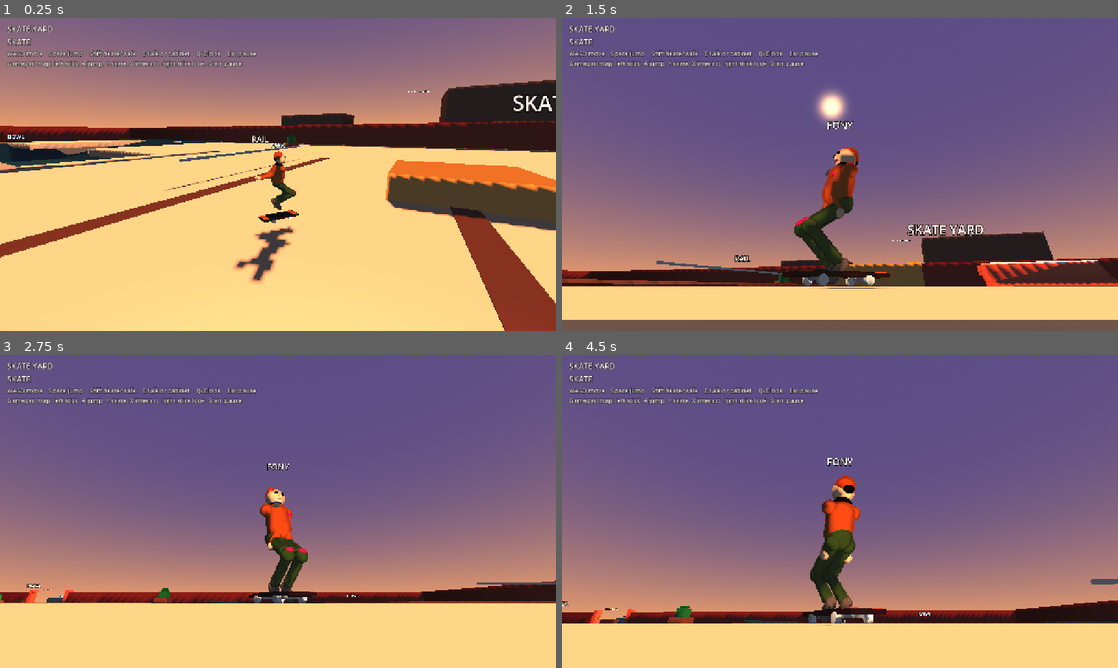
Above: before the commit, frames 1-4 (two rows, left to right).
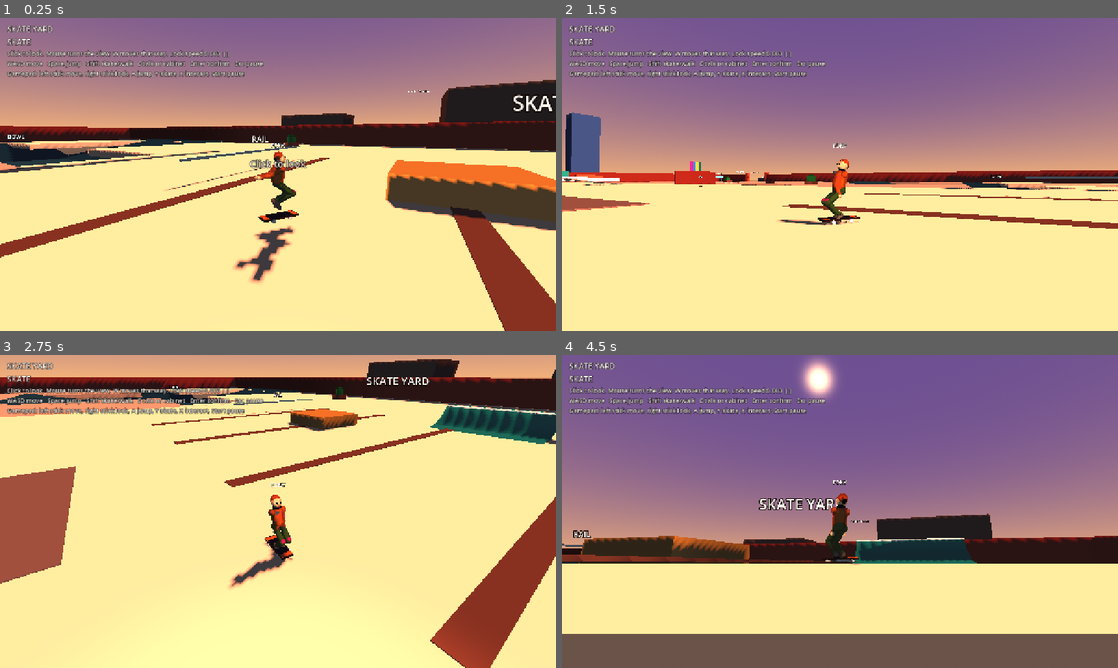
Above: after the commit, the same moments.

Repository: AlgorithmicUprising/AlgorithmicUprising
Game: Godot game, scene res://scenes/main.tscn
Same seed, same stepped clock (60 frames per second), same inputs: the game is played once before the commit and once after it.
Inputs (mouse positions are in pixels of both pictures, inside the frame that each line leads up to):
- Up to frame 1 (0.25 s): no input
- Up to frame 2 (1.5 s): tap Enter (session_confirm) at 0.5, 1.25 s; move the mouse to (962, 158) at 0.52 s; hold D (move_right) 0.53-1.28 s; hold F (camera_down, bound only before the commit) 0.53-1.28 s; click (962, 158) at 0.67 s; tap Space (jump) at 0.77, 1.07 s; tap Q (camera_left, bound only before the commit) at 0.8, 1.35 s; move the mouse to (728, 190) at 1.27 s; hold S (move_back) from 1.28 s (still down); click (728, 190) at 1.42 s
- Up to frame 3 (2.75 s): tap Space (jump) at 1.52, 1.82 s; tap E (camera_right, bound only before the commit) at 1.55 s; tap Enter (session_confirm) at 2 s; move the mouse to (333, 442) at 2.02 s; release S (move_back) at 2.03 s; hold D (move_right) from 2.03 s (still down); hold E (camera_right, bound only before the commit) from 2.03 s (still down); click (333, 442) at 2.17 s; tap R (camera_up, bound only before the commit) at 2.3 s
- Up to frame 4 (4.5 s): tap Enter (session_confirm) at 2.75, 3.5, 4.25 s; move the mouse to (812, 574) at 2.77 s; release D (move_right) at 2.78 s; release E (camera_right, bound only before the commit) at 2.78 s; hold W (move_forward) 2.78-3.53 s; tap R (camera_up, bound only before the commit) at 2.85 s; click (812, 574) at 2.92 s; tap Space (jump) at 3.02, 3.05, 3.32 s; move the mouse to (1006, 558) at 3.52 s; hold Space (jump) 3.53-4.28 s; hold A (move_left) from 3.53 s (still down); click (1006, 558) at 3.67 s; tap F (camera_down, bound only before the commit) at 3.8, 4.35 s; tap Escape (pause) at 4.15 s; move the mouse to (673, 464) at 4.27 s; click (673, 464) at 4.42 s

The runs differ from the first frame. In frame 1, 33% of the frame differs, in the area x 0-100%, y 10-100%; in frame 2, 96%; in frame 3, 100%, in the area x 0-100%, y 0-100%; in frame 4, 80%.

Commit message:
Turn the HQ view with the mouse and dress the park
Click captures the pointer, the mouse sets heading, and W moves that way. E only interacts. The yard keeps its footprint and gains a warmer light, teal ramps, and flat original marks.

Co-authored-by: AlgorithmicUprising <AlgorithmicUprising@users.noreply.github.com>

Diff:
--- a/open-world/project.godot
+++ b/open-world/project.godot
@@ -24,6 +24,11 @@
 window/stretch/mode="canvas_items"
 window/stretch/aspect="expand"
 
+[input_devices]
+
+pointing/emulate_touch_from_mouse=false
+pointing/emulate_mouse_from_touch=false
+
 [rendering]
 
 renderer/rendering_method="gl_compatibility"
--- a/open-world/scripts/hq_main.gd
+++ b/open-world/scripts/hq_main.gd
@@ -14,6 +14,9 @@
 var dialogue_panel: PanelContainer
 var dialogue_text: Label
 var pause_panel: PanelContainer
+var look_catch: Control
+var look_label: Label
+var hint_label: Label
 
 func _ready() -> void:
 	process_mode = Node.PROCESS_MODE_ALWAYS
@@ -46,6 +49,9 @@
 	if player.input_enabled and flow.boundary.phase == "world" and not flow.dialogue_open and not flow.paused:
 		target = _nearest(2.5)
 	prompt_label.text = target.prompt() if target != null and target.has_method("prompt") else ""
+	if player.look_captured and not _can_look():
+		_release_look()
+	_sync_look_catch()
 	_publish_web_state()
 
 func _unhandled_input(event: InputEvent) -> void:
@@ -66,11 +72,25 @@
 		get_viewport().set_input_as_handled()
 		return
 	if event.is_action_pressed("pause"):
+		_release_look()
 		flow.set_paused(true)
 		get_viewport().set_input_as_handled()
 		return
+	if event is InputEventMouseMotion and player.look_captured and _can_look():
+		player.push_mouse_look(event.relative)
+		get_viewport().set_input_as_handled()
+		return
 	if not player.input_enabled:
 		return
+	if event is InputEventKey and event.pressed and not event.echo:
+		if event.physical_keycode == KEY_BRACKETLEFT:
+			player.adjust_look_sensitivity(-0.0004)
+			get_viewport().set_input_as_handled()
+			return
+		if event.physical_keycode == KEY_BRACKETRIGHT:
+			player.adjust_look_sensitivity(0.0004)
+			get_viewport().set_input_as_handled()
+			return
 	if event.is_action_pressed("skate_toggle"):
 		player.skating = not player.skating
 		player.update_board()
@@ -115,23 +135,23 @@
 	var env := Environment.new()
 	var sky := Sky.new()
 	var proc := ProceduralSkyMaterial.new()
-	proc.sky_top_color = Color("5c4d86")
-	proc.sky_horizon_color = Color("f0a06a")
-	proc.ground_horizon_color = Color("c47858")
+	proc.sky_top_color = Color("6d4f92")
+	proc.sky_horizon_color = Color("f2b07a")
+	proc.ground_horizon_color = Color("e09a6a")
 	proc.ground_bottom_color = Color("6a5348")
 	proc.sun_angle_max = 12.0
 	sky.sky_material = proc
 	env.background_mode = Environment.BG_SKY
 	env.sky = sky
 	env.ambient_light_source = Environment.AMBIENT_SOURCE_COLOR
-	env.ambient_light_color = Palette.AMBIENT
-	env.ambient_light_energy = 0.32
+	env.ambient_light_color = Color("7e92ae")
+	env.ambient_light_energy = 0.36
 	world_env.environment = env
 	add_child(world_env)
 	var sun := DirectionalLight3D.new()
 	sun.rotation_degrees = Vector3(-42, -70, 0)
-	sun.light_color = Color("ffc48a")
-	sun.light_energy = 1.7
+	sun.light_color = Color("ffc090")
+	sun.light_energy = 1.85
 	sun.shadow_enabled = true
 	sun.directional_shadow_max_distance = 160.0
 	sun.shadow_bias = 0.08
@@ -165,8 +185,9 @@
 	margin.add_child(column)
 	zone_label = Label.new()
 	mode_label = Label.new()
-	var hint := Label.new()
-	hint.text = "WASD move    Space jump    Shift skate/walk    E talk or cabinet    Q/E look    Esc pause\nGamepad map: left stick, A jump, Y skate, X interact, right stick look, Start pause"
+	hint_label = Label.new()
+	var hint := hint_label
+	hint.text = "Click to look. Mouse turns the view; W moves that way. [ ] look speed\nWASD move   Space jump   Shift skate/walk   E talk or cabinet   Enter confirm   Esc pause\nGamepad: left stick move, right stick look, A jump, Y skate, X interact, Start pause"
 	prompt_label = Label.new()
 	for label in [zone_label, mode_label, hint, prompt_label]:
 		label.add_theme_font_size_override("font_size", 18)
@@ -180,8 +201,25 @@
 	layer.add_child(dialogue_panel)
 	pause_panel = _center_panel()
 	var pause_label: Label = pause_panel.get_child(0).get_child(0)
-	pause_label.text = "Paused. Esc or Enter resumes."
+	pause_label.text = "Paused. Click to resume and look. Esc or Enter resumes."
 	layer.add_child(pause_panel)
+	look_catch = Control.new()
+	look_catch.set_anchors_preset(Control.PRESET_FULL_RECT)
+	look_catch.mouse_filter = Control.MOUSE_FILTER_STOP
+	look_catch.gui_input.connect(_on_look_catch)
+	layer.add_child(look_catch)
+	look_label = Label.new()
+	look_label.set_anchors_preset(Control.PRESET_CENTER)
+	look_label.offset_left = -220
+	look_label.offset_right = 220
+	look_label.offset_top = -40
+	look_label.offset_bottom = 40
+	look_label.horizontal_alignment = HORIZONTAL_ALIGNMENT_CENTER
+	look_label.add_theme_font_size_override("font_size", 22)
+	look_label.add_theme_color_override("font_color", Color("fff6ea"))
+	look_label.add_theme_color_override("font_outline_color", Color(0, 0, 0, 1))
+	look_label.add_theme_constant_override("outline_size", 6)
+	look_catch.add_child(look_label)
 
 func _center_panel() -> PanelContainer:
 	var panel := PanelContainer.new()
@@ -206,16 +244,72 @@
 	box.add_child(label)
 	return panel
 
+func _notification(what: int) -> void:
+	if what != NOTIFICATION_APPLICATION_FOCUS_OUT and what != NOTIFICATION_WM_WINDOW_FOCUS_OUT:
+		return
+	if flow == null or player == null:
+		return
+	if player.look_captured:
+		_release_look()
+	if flow.boundary.phase == "world" and not flow.paused and not flow.dialogue_open:
+		flow.set_paused(true)
+
+func _can_look() -> bool:
+	return player != null and flow != null and flow.boundary.phase == "world" and not flow.paused and not flow.dialogue_open and player.input_enabled
+
+func _capture_look() -> void:
+	if not _can_look():
+		return
+	player.look_captured = true
+	player.clear_mouse_look()
+	Input.mouse_mode = Input.MOUSE_MODE_CAPTURED
+
+func _release_look() -> void:
+	if player != null:
+		player.look_captured = false
+		player.clear_mouse_look()
+	if Input.mouse_mode == Input.MOUSE_MODE_CAPTURED:
+		Input.mouse_mode = Input.MOUSE_MODE_VISIBLE
+
+func _sync_look_catch() -> void:
+	if look_catch == null:
+		return
+	var show := false
+	if flow.boundary.phase == "in_session" or flow.dialogue_open:
+		show = false
+	elif flow.paused:
+		show = true
+		look_label.text = "Paused\nClick to resume and look"
+	elif not player.look_captured:
+		show = true
+		look_label.text = "Click to look"
+	look_catch.visible = show
+	look_catch.mouse_filter = Control.MOUSE_FILTER_STOP if show else Control.MOUSE_FILTER_IGNORE
+	if hint_label != null:
+		hint_label.text = "Click to look. Mouse turns the view; W moves that way. Look speed %.3f  [ ]\nWASD move   Space jump   Shift skate/walk   E talk or cabinet   Enter confirm   Esc pause\nGamepad: left stick move, right stick look, A jump, Y skate, X interact, Start pause" % player.look_sensitivity
+
+func _on_look_catch(event: InputEvent) -> void:
+	if not (event is InputEventMouseButton) or not event.pressed or event.button_index != MOUSE_BUTTON_LEFT:
+		return
+	if flow.paused:
+		flow.set_paused(false)
+	if _can_look():
+		_capture_look()
+	look_catch.accept_event()
+
 func _publish_web_state() -> void:
 	if not OS.has_feature("web") or flow == null:
 		return
-	var js := "window.AU_HQ={x:%s,y:%s,z:%s,skating:%s,session:'%s',input:%s,zone:'%s'};" % [
+	var js := "window.AU_HQ={x:%s,y:%s,z:%s,yaw:%s,skating:%s,session:'%s',input:%s,look:%s,paused:%s,zone:'%s'};" % [
 		snapped(player.global_position.x, 0.01),
 		snapped(player.global_position.y, 0.01),
 		snapped(player.global_position.z, 0.01),
+		snapped(player.camera_yaw, 0.001),
 		"true" if player.skating else "false",
 		flow.boundary.phase,
 		"true" if player.input_enabled else "false",
+		"true" if player.look_captured else "false",
+		"true" if flow.paused else "false",
 		zone_at(player.global_position),
 	]
 	JavaScriptBridge.eval(js, true)
--- a/open-world/scripts/input_bindings.gd
+++ b/open-world/scripts/input_bindings.gd
@@ -23,10 +23,8 @@
 	_button("interact", JOY_BUTTON_X)
 	_keys("skate_toggle", [KEY_SHIFT])
 	_button("skate_toggle", JOY_BUTTON_Y)
-	_keys("camera_left", [KEY_Q])
-	_keys("camera_right", [KEY_E])
-	_keys("camera_up", [KEY_R])
-	_keys("camera_down", [KEY_F])
+	# Q and E are not camera keys. E is interact only. Q stays unused.
+	# Right stick still looks. Keyboard look is the mouse.
 	_axis("camera_left", JOY_AXIS_RIGHT_X, -1.0)
 	_axis("camera_right", JOY_AXIS_RIGHT_X, 1.0)
 	_axis("camera_up", JOY_AXIS_RIGHT_Y, -1.0)
--- a/open-world/scripts/palette.gd
+++ b/open-world/scripts/palette.gd
@@ -5,7 +5,7 @@
 
 const GROUND := Color("6e655c")
 const SKATE := Color("c47a4a")
-const RAMP := Color("d36b4f")
+const RAMP := Color("3e857c")
 const FUNBOX := Color("e0a15a")
 const PARK_WALL := Color("8a4034")
 const PAINT_A := Color("e23e8c")
@@ -31,7 +31,7 @@
 const AMBIENT := Color("8ea0c0")
 const LABEL := Color("fff8ef")
 const LABEL_COOL := Color("d7f3f8")
-const CONCRETE := Color("c4a48a")
+const CONCRETE := Color("d2ae96")
 const CONCRETE_DARK := Color("a88878")
 const WAREHOUSE := Color("3f8f86")
 const WAREHOUSE_RUST := Color("d4654a")
@@ -41,6 +41,8 @@
 const WORKSHOP := Color("b85a32")
 const SKYLINE := Color("6a7c9a")
 const SKYLINE_TALL := Color("4d5f82")
+const SKYLINE_COOL := Color("7fd0e0")
+const SKYLINE_MAGENTA := Color("c45b8a")
 const FACTORY := Color("6b5348")
 const BOWL := Color("4f6d78")
 const PLANT := Color("3f7a45")
--- a/open-world/scripts/player_controller.gd
+++ b/open-world/scripts/player_controller.gd
@@ -16,6 +16,10 @@
 var external_move_active := false
 var external_jump := false
 var external_camera_yaw_delta := 0.0
+var look_captured := false
+var look_sensitivity := 0.0028
+var look_invert_y := false
+var _mouse_pending := Vector2.ZERO
 var spawn_position := Vector3.ZERO
 var spawn_yaw := 0.0
 var rig: Node3D
@@ -27,6 +31,7 @@
 	floor_stop_on_slope = false
 	floor_max_angle = deg_to_rad(76.0)
 	camera_yaw = rotation.y
+	_load_look()
 	spawn_position = global_position
 	spawn_yaw = rotation.y
 	_style_body()
@@ -53,6 +58,35 @@
 func update_board() -> void:
 	pass
 
+func push_mouse_look(relative: Vector2) -> void:
+	if not look_captured or not input_enabled or external_move_active:
+		return
+	if get_tree() != null and get_tree().paused:
+		return
+	var vertical := -relative.y if look_invert_y else relative.y
+	_mouse_pending += Vector2(relative.x, vertical)
+
+func clear_mouse_look() -> void:
+	_mouse_pending = Vector2.ZERO
+
+func adjust_look_sensitivity(step: float) -> void:
+	look_sensitivity = clampf(look_sensitivity + step, 0.0008, 0.008)
+	_save_look()
+
+func _load_look() -> void:
+	var text := FileAccess.get_file_as_string("user://au-look-v1.json") if FileAccess.file_exists("user://au-look-v1.json") else ""
+	var parsed = JSON.parse_string(text) if text.strip_edges() != "" else null
+	if typeof(parsed) != TYPE_DICTIONARY:
+		return
+	look_sensitivity = clampf(float(parsed.get("sensitivity", look_sensitivity)), 0.0008, 0.008)
+	look_invert_y = bool(parsed.get("invert_y", false))
+
+func _save_look() -> void:
+	var file := FileAccess.open("user://au-look-v1.json", FileAccess.WRITE)
+	if file == null:
+		return
+	file.store_string(JSON.stringify({"sensitivity": look_sensitivity, "invert_y": look_invert_y}))
+
 func respawn() -> void:
 	velocity = Vector3.ZERO
 	grind = null
@@ -132,13 +166,17 @@
 	return Vector2(vector.x, -vector.y)
 
 func _update_camera(delta: float) -> void:
-	var yaw_input := external_camera_yaw_delta
+	camera_yaw += external_camera_yaw_delta
 	external_camera_yaw_delta = 0.0
 	if not external_move_active:
-		yaw_input += Input.get_action_strength("camera_right") - Input.get_action_strength("camera_left")
-		var pitch_input := Input.get_action_strength("camera_down") - Input.get_action_strength("camera_up")
-		camera_pitch = clampf(camera_pitch + pitch_input * 1.1 * delta, -1.0, 0.45)
-	camera_yaw += yaw_input * 1.7 * delta
+		var stick_right := Input.get_action_strength("camera_right") - Input.get_action_strength("camera_left")
+		var stick_down := Input.get_action_strength("camera_down") - Input.get_action_strength("camera_up")
+		camera_yaw -= stick_right * 1.7 * delta
+		camera_pitch += stick_down * 1.0 * delta
+		camera_yaw -= _mouse_pending.x * look_sensitivity
+		camera_pitch += _mouse_pending.y * look_sensitivity
+	_mouse_pending = Vector2.ZERO
+	camera_pitch = clampf(camera_pitch, -0.95, 0.5)
 	if has_node("CameraPivot"):
 		$CameraPivot.rotation.y = camera_yaw
 		if has_node("CameraPivot/SpringArm"):
--- a/open-world/scripts/yard.gd
+++ b/open-world/scripts/yard.gd
@@ -45,6 +45,7 @@
 	_plaza(parent)
 	_gate(parent)
 	_plants(parent)
+	_marks(parent)
 
 static func _ground(parent: Node) -> void:
 	# Slabs stop at the crest of each bowl bank. Corner pads fill the rest so the cut has no open void.
@@ -92,7 +93,12 @@
 	Blocks.label(parent, "FUTURE SECTIONS", Vector3(52, 3.2, 100), Palette.LABEL_COOL, 32)
 	for i in 5:
 		var height := 16.0 + float(i) * 6.0
-		Blocks.visual(parent, "FutureSkyline%d" % i, Vector3(108.0 + float(i) * 14.0, height * 0.5, -40.0 + float(i) * 22.0), Vector3(10, height, 12), Palette.SKYLINE if i % 2 == 0 else Palette.SKYLINE_TALL)
+		var tone := Palette.SKYLINE_TALL if i % 2 == 0 else Palette.SKYLINE
+		if i == 1:
+			tone = Palette.SKYLINE_COOL
+		elif i == 3:
+			tone = Palette.SKYLINE_MAGENTA
+		Blocks.visual(parent, "FutureSkyline%d" % i, Vector3(108.0 + float(i) * 14.0, height * 0.5, -40.0 + float(i) * 22.0), Vector3(10, height, 12), tone)
 	Blocks.visual(parent, "FutureFactoryA", Vector3(-112, 6, -20), Vector3(16, 12, 28), Palette.FACTORY)
 	Blocks.visual(parent, "FutureFactoryB", Vector3(-118, 4, 30), Vector3(14, 8, 22), Palette.FACTORY)
 	for i in 8:
@@ -214,6 +220,25 @@
 		Blocks.solid(root, "FrontEast", Vector3((door_x1 + x1) * 0.5, y, z1), Vector3(x1 - door_x1, height, t), color)
 	Blocks.solid(root, "Lintel", Vector3((door_x0 + door_x1) * 0.5, height - 0.6, z1), Vector3(door_x1 - door_x0, 1.2, t), color)
 
+static func _marks(parent: Node) -> void:
+	# Original flat marks. Not copies of the reference painting, and not collision.
+	_mark(parent, "ArcadeMark", Vector3(16.5, 3.6, -7.52), Vector3(8.0, 3.0, 0.05))
+	_mark(parent, "ShopMark", Vector3(-63.0, 2.9, -51.58), Vector3(7.0, 2.4, 0.05))
+	Blocks.visual(parent, "ArcadeMarquee", Vector3(39, 7.55, -7.48), Vector3(9.0, 0.7, 0.16), Palette.ARCADE_SIGN)
+	Blocks.visual(parent, "PosterA", Vector3(22.5, 2.4, -16.2), Vector3(0.06, 1.3, 0.9), Color("f0c14a"))
+	Blocks.visual(parent, "PosterB", Vector3(22.62, 2.4, -16.2), Vector3(0.04, 0.7, 0.45), Color("e23e8c"))
+	Blocks.visual(parent, "CabinetFace", Vector3(32.0, 1.55, -17.35), Vector3(0.9, 0.55, 0.04), Color("16343a"))
+	Blocks.visual(parent, "CabinetFaceBar", Vector3(32.0, 1.55, -17.3), Vector3(0.55, 0.12, 0.03), Color("b6ff3b"))
+	for i in 6:
+		Blocks.visual(parent, "EaveLamp%d" % i, Vector3(18.0 + float(i) * 7.0, 5.4, -7.7), Vector3(0.8, 0.12, 0.35), Color("ffe0b8"))
+	Blocks.visual(parent, "YardCrackA", Vector3(10, 0.02, 24), Vector3(6.5, 0.012, 0.05), Color("8a6858"))
+	Blocks.visual(parent, "YardCrackB", Vector3(-8, 0.02, 14), Vector3(0.05, 0.012, 4.5), Color("8a6858"))
+
+static func _mark(parent: Node, node_name: String, origin: Vector3, size: Vector3) -> void:
+	Blocks.visual(parent, node_name + "A", origin, size, Color("e23e8c"))
+	Blocks.visual(parent, node_name + "B", origin + Vector3(size.x * 0.12, 0.15, 0.02), size * Vector3(0.42, 0.38, 1.0), Color("3d7ec4"))
+	Blocks.visual(parent, node_name + "C", origin + Vector3(-size.x * 0.18, -0.25, 0.03), size * Vector3(0.28, 0.46, 1.0), Color("e0a15a"))
+
 static func _temp_tag(parent: Node, origin: Vector3, width: float, height: float) -> void:
 	var colors := [Color("e23e8c"), Color("3d7ec4"), Color("e0a15a"), Color("2f6d66")]
 	var stripe := width / 4.0
--- a/open-world/shaders/cel_block.gdshader
+++ b/open-world/shaders/cel_block.gdshader
@@ -7,7 +7,7 @@
 
 void fragment() {
 	float facing = clamp(dot(NORMAL, VIEW), 0.0, 1.0);
-	float edge = smoothstep(0.2, 0.55, 1.0 - facing);
+	float edge = smoothstep(0.14, 0.36, 1.0 - facing);
 	ALBEDO = albedo.rgb * mix(1.0, 1.0 - outline_strength, edge);
 	ROUGHNESS = 1.0;
 	METALLIC = 0.0;
@@ -15,6 +15,6 @@
 
 void light() {
 	float ndot = clamp(dot(NORMAL, LIGHT), 0.0, 1.0);
-	float stepped = max(floor(ndot * bands) / max(bands - 1.0, 1.0), 0.34);
+	float stepped = max(floor(ndot * bands) / max(bands - 1.0, 1.0), 0.28);
 	DIFFUSE_LIGHT += ALBEDO * LIGHT_COLOR * ATTENUATION * stepped;
 }
--- a/open-world/tests/capture.gd
+++ b/open-world/tests/capture.gd
@@ -5,6 +5,10 @@
 	add_child(main)
 	for _i in 20:
 		await get_tree().process_frame
+	var controls := OS.get_environment("AU_CONTROLS")
+	if controls.is_empty():
+		controls = "/tmp/hq-controls.png"
+	var err_controls := _save(controls)
 	for child in main.get_children():
 		if child is CanvasLayer:
 			child.visible = false
@@ -102,7 +106,7 @@
 	for _i in 6:
 		await get_tree().process_frame
 	var err_zero := _save(zero_close)
-	get_tree().quit(0 if err_stand == OK and err_skate == OK and err_ramp == OK and err_concept == OK and err_zero == OK else 1)
+	get_tree().quit(0 if err_controls == OK and err_stand == OK and err_skate == OK and err_ramp == OK and err_concept == OK and err_zero == OK else 1)
 
 func _frame(cam: Camera3D, player: Node3D, eye: Vector3, look: Vector3) -> void:
 	cam.global_position = player.global_position + eye
--- a/open-world/tests/test_main.gd
+++ b/open-world/tests/test_main.gd
@@ -15,6 +15,7 @@
 	await get_tree().process_frame
 	_contracts()
 	await _input_map()
+	await _look()
 	await _movement()
 	await _grind()
 	await _body()
@@ -188,6 +189,105 @@
 	Input.action_release("jump")
 	await get_tree().process_frame
 
+func _look() -> void:
+	var camera_keys := 0
+	for action in ["camera_left", "camera_right", "camera_up", "camera_down"]:
+		for event in InputMap.action_get_events(action):
+			if event is InputEventKey:
+				camera_keys += 1
+	expect(camera_keys == 0, "Q/E/R/F are not camera keys")
+	var interact_e := false
+	for event in InputMap.action_get_events("interact"):
+		if event is InputEventKey and event.physical_keycode == KEY_E:
+			interact_e = true
+	expect(interact_e, "E is interact")
+	var stick_look := false
+	for event in InputMap.action_get_events("camera_right"):
+		if event is InputEventJoypadMotion and event.axis == JOY_AXIS_RIGHT_X:
+			stick_look = true
+	expect(stick_look, "right stick still looks")
+	var main = load("res://scenes/main.tscn").instantiate()
+	add_child(main)
+	await frames(20)
+	var player = main.player
+	expect(not player.look_captured, "pointer starts unlocked")
+	var yaw0: float = player.camera_yaw
+	player.push_mouse_look(Vector2(400, 0))
+	await frames(2)
+	expect(is_equal_approx(player.camera_yaw, yaw0), "mouse does nothing before the click")
+	main._capture_look()
+	expect(player.look_captured, "click capture is allowed in the world")
+	player.push_mouse_look(Vector2(400, -30))
+	await frames(2)
+	var yaw1: float = player.camera_yaw
+	expect(yaw1 < yaw0 - 0.8, "mouse right turns the view yaw=%s" % yaw1)
+	expect(player.camera_pitch < -0.18, "mouse up looks up without inversion pitch=%s" % player.camera_pitch)
+	var key_e := InputEventKey.new()
+	key_e.physical_keycode = KEY_E
+	key_e.keycode = KEY_E
+	key_e.pressed = true
+	Input.parse_input_event(key_e)
+	await frames(2)
+	key_e.pressed = false
+	Input.parse_input_event(key_e)
+	await frames(1)
+	expect(is_equal_approx(player.camera_yaw, yaw1), "E does not rotate the view")
+	var key_q := InputEventKey.new()
+	key_q.physical_keycode = KEY_Q
+	key_q.keycode = KEY_Q
+	key_q.pressed = true
+	Input.parse_input_event(key_q)
+	await frames(2)
+	key_q.pressed = false
+	Input.parse_input_event(key_q)
+	expect(is_equal_approx(player.camera_yaw, yaw1), "Q does not rotate the view")
+	var before: Vector3 = player.global_position
+	var forward := Vector3(-sin(yaw1), 0.0, -cos(yaw1))
+	var hold := InputEventKey.new()
+	hold.physical_keycode = KEY_W
+	hold.keycode = KEY_W
+	hold.pressed = true
+	Input.parse_input_event(hold)
+	await frames(25)
+	hold.pressed = false
+	Input.parse_input_event(hold)
+	await frames(2)
+	var flat := Vector3(player.global_position.x - before.x, 0.0, player.global_position.z - before.z)
+	var aligned: float = flat.normalized().dot(forward) if flat.length() > 0.2 else 0.0
+	expect(flat.length() > 0.8 and aligned > 0.8, "W follows the mouse heading moved=%s align=%s" % [flat, aligned])
+	var stick := InputEventJoypadMotion.new()
+	stick.axis = JOY_AXIS_RIGHT_X
+	stick.axis_value = 1.0
+	Input.parse_input_event(stick)
+	var yaw_stick: float = player.camera_yaw
+	await frames(6)
+	stick.axis_value = 0.0
+	Input.parse_input_event(stick)
+	expect(player.camera_yaw < yaw_stick - 0.05, "right stick turns the view without the mouse")
+	var yaw_pause: float = player.camera_yaw
+	main._release_look()
+	main.flow.set_paused(true)
+	player.push_mouse_look(Vector2(500, 0))
+	await frames(3)
+	expect(main.flow.paused and not player.look_captured and is_equal_approx(player.camera_yaw, yaw_pause), "pause releases the pointer and ignores look")
+	var click := InputEventMouseButton.new()
+	click.button_index = MOUSE_BUTTON_LEFT
+	click.pressed = true
+	main._on_look_catch(click)
+	expect(not main.flow.paused and player.look_captured, "click resumes and captures again")
+	main.flow.set_paused(false)
+	player.look_captured = true
+	var zero = main.world_sim.get_node("NPCZero")
+	player.global_position = zero.global_position + Vector3(1.1, 0, 0)
+	zero.interact(main.flow)
+	var yaw_talk: float = player.camera_yaw
+	player.push_mouse_look(Vector2(400, 0))
+	await frames(2)
+	expect(main.flow.dialogue_open and not player.input_enabled and is_equal_approx(player.camera_yaw, yaw_talk), "dialogue blocks look and movement input")
+	main.flow.close_dialogue()
+	main.queue_free()
+	await frames(2)
+
 func _movement() -> void:
 	var host := _host()
 	Blocks.solid(host, "Ground", Vector3(0, -0.5, 0), Vector3(40, 1, 40), Palette.GROUND)
Not shown, changed: open-world/ASSET_MANIFEST.md
Not shown, changed: open-world/BUILD_GUIDE.md
